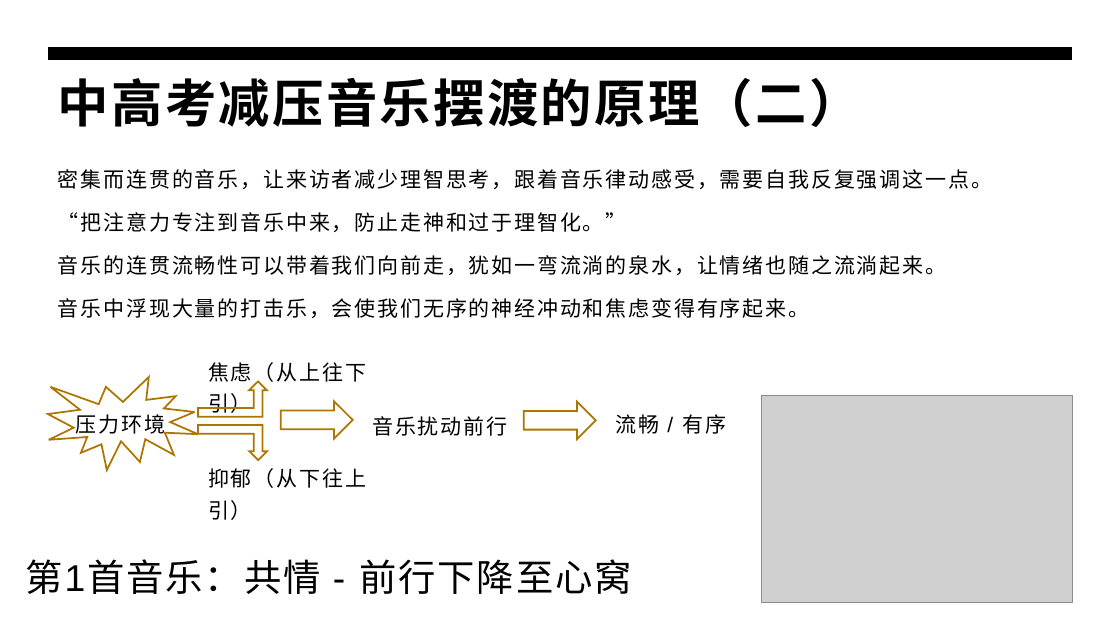
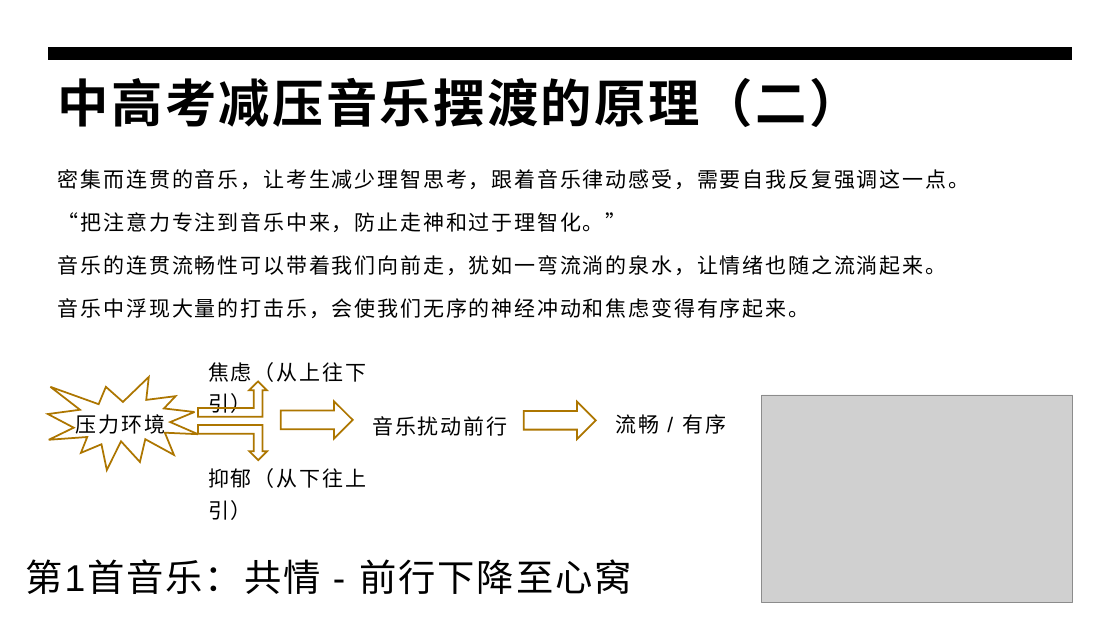
Before and after one commit to panxibei/writing, a slide deck: slide 15 of 44_心理学/30_浥尘伙伴社团原创：中高考音乐减压心理训练/PPT制作素材/浥尘伙伴社团：中高考音乐减压心理训练.pptx. Drawn at 1120x630 pixels with LibreOffice and Linux fonts; fonts in the diff are those of the drawing; grey boxes stand for pictures. Boxes give left, top, right and bottom in pixels: in the first picture for what was removed or moved away, otherwise in the second. Text is boxed around its words. In the diff, an @@ line names an element or a change of style, - is before the commit and + after.

```diff
--- a/44_心理学/30_浥尘伙伴社团原创：中高考音乐减压心理训练/PPT制作素材/浥尘伙伴社团：中高考音乐减压心理训练.pptx
+++ b/44_心理学/30_浥尘伙伴社团原创：中高考音乐减压心理训练/PPT制作素材/浥尘伙伴社团：中高考音乐减压心理训练.pptx
@@ text at [58,169,969,189]: text changed @@
-密集而连贯的音乐，让来访者减少理智思考，跟着音乐律动感受，需要自我反复强调这一点。
+密集而连贯的音乐，让考生减少理智思考，跟着音乐律动感受，需要自我反复强调这一点。
```
Also in this commit, not shown: 7 other slides changed, 10 other files.
